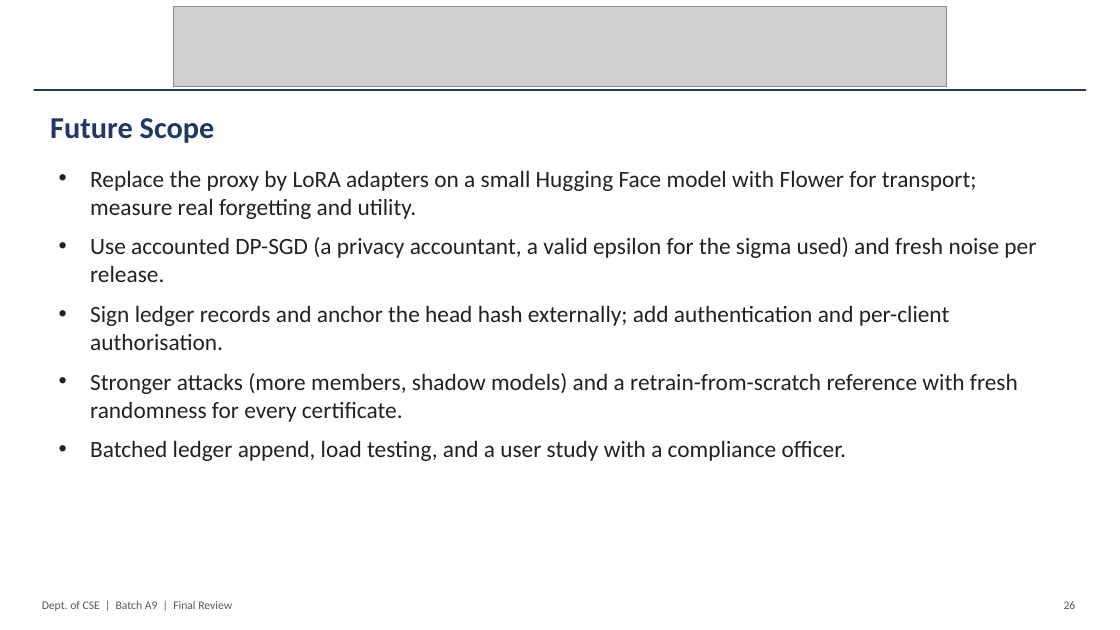
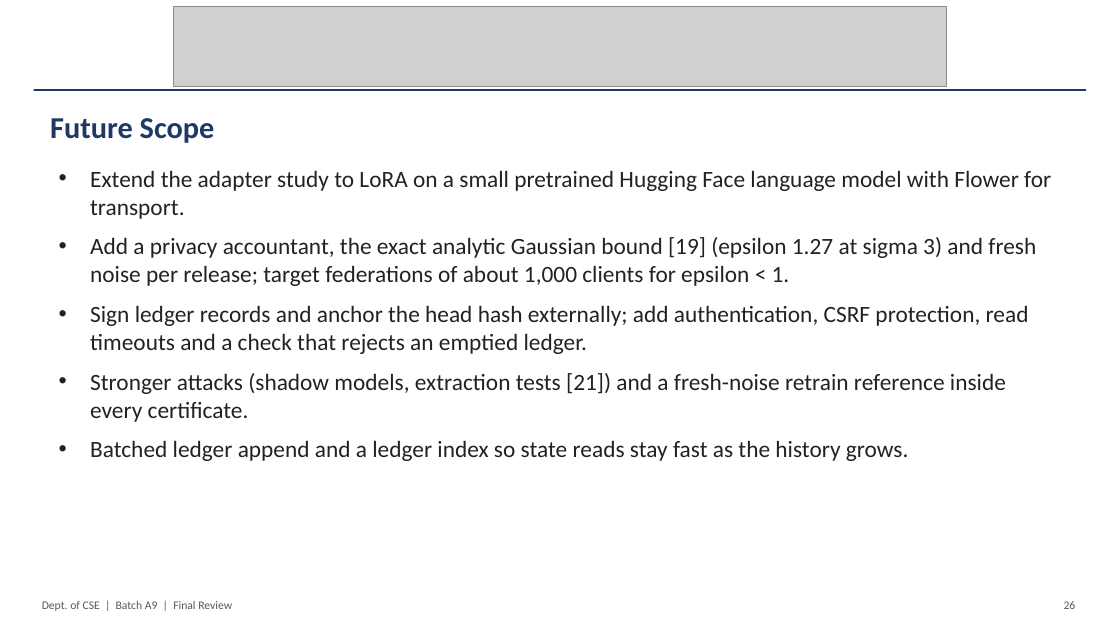
Before and after one commit to madhava-smartgrowInfotech/Btech-Projects, a slide deck: slide 26 of CSDS/A/CSDS-A-A9/16.Final_PPT.pptx. Drawn at 1120x630 pixels with LibreOffice and Linux fonts; fonts in the diff are those of the drawing; grey boxes stand for pictures. Boxes give left, top, right and bottom in pixels: in the first picture for what was removed or moved away, otherwise in the second. Text is boxed around its words. In the diff, an @@ line names an element or a change of style, - is before the commit and + after.

```diff
--- a/CSDS/A/CSDS-A-A9/16.Final_PPT.pptx
+++ b/CSDS/A/CSDS-A-A9/16.Final_PPT.pptx
@@ text at [90,170,1051,461]: text changed @@
-• Replace the proxy by LoRA adapters on a small Hugging Face model with Flower for transport; measure real forgetting and utility.
-• Use accounted DP-SGD (a privacy accountant, a valid epsilon for the sigma used) and fresh noise per release.
-• Sign ledger records and anchor the head hash externally; add authentication and per-client authorisation.
-• Stronger attacks (more members, shadow models) and a retrain-from-scratch reference with fresh randomness for every certificate.
-• Batched ledger append, load testing, and a user study with a compliance officer.
+• Extend the adapter study to LoRA on a small pretrained Hugging Face language model with Flower for transport.
+• Add a privacy accountant, the exact analytic Gaussian bound [19] (epsilon 1.27 at sigma 3) and fresh noise per release; target federations of about 1,000 clients for epsilon < 1.
+• Sign ledger records and anchor the head hash externally; add authentication, CSRF protection, read timeouts and a check that rejects an emptied ledger.
+• Stronger attacks (shadow models, extraction tests [21]) and a fresh-noise retrain reference inside every certificate.
+• Batched ledger append and a ledger index so state reads stay fast as the history grows.
```
Also in this commit, not shown: 11 other slides changed, 50 other files.
